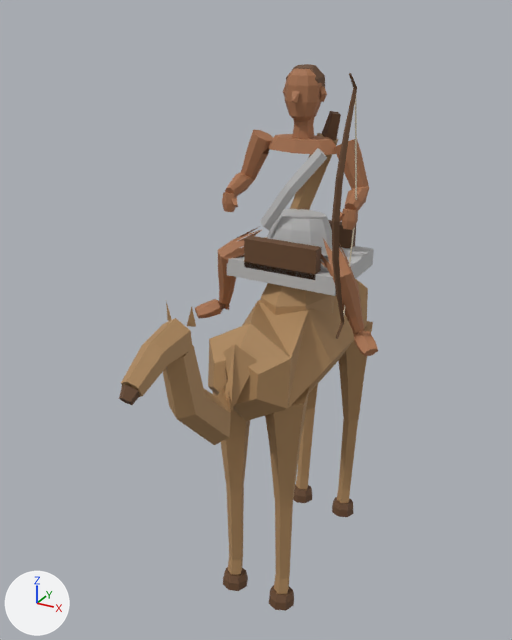
The glTF model src/assets/units/signature/saba.glb: old version first, new version second.
The view is the same before and after, from a 50 mm lens placed at (0.99, -2.13, 2.03), pointed at (-0.06, -0.23, 1.08). Every picture has the same lights, and +X, +Y and +Z are marked at lower left. The older version comes first. Vertices at exactly the same position are counted once.

Names of what the first picture shows: 'Bow', 'CamelBarrel', 'CamelHead', 'CamelHump', 'CamelNeck', 'CamelThighFront_L', 'CamelThighHind_L', 'Hair', 'Loincloth', 'PackSaddleBow-1', 'PackSaddleCloth', 'Quiver', 'QuiverArrows', 'RiderBody', 'Sash' and 17 more.
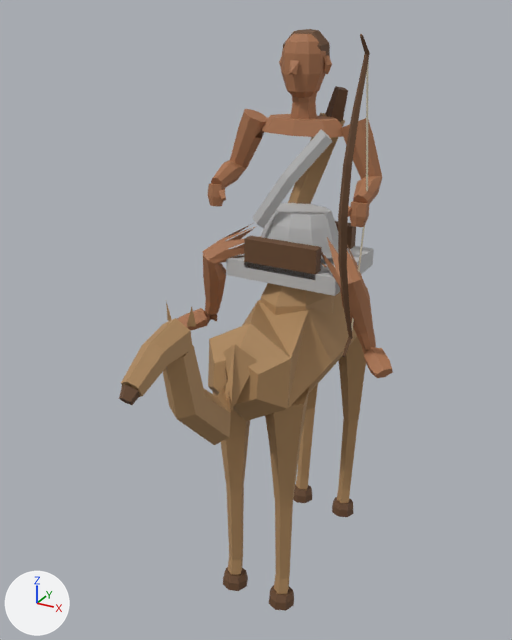
The newer file is also rescaled (x0.85) as a whole; pictures and numbers use the older file's frame.

Pixel boxes [x1, y1, x2, y2] of what changed, in the pictures (512 x 640 px; the box of a moved part takes in the faces that stretch with it):
'RiderBody', reshaped (18% wider, 19% taller)
    before: [195, 68, 378, 356]
    after: [177, 34, 393, 378]
'Bow', reshaped (27% wider, 21% taller)
    before: [332, 88, 357, 322]
    after: [338, 53, 370, 337]
'Sash', reshaped (18% wider, 19% taller)
    before: [260, 148, 327, 230]
    after: [253, 130, 332, 228]
'Quiver', reshaped (16% wider, 18% taller)
    before: [290, 133, 339, 210]
    after: [288, 113, 345, 204]
'QuiverArrows', reshaped (20% wider, 20% taller)
    before: [322, 111, 341, 140]
    after: [325, 86, 348, 121]
'Hair', reshaped (20% wider, 20% taller)
    before: [286, 64, 325, 88]
    after: [283, 29, 330, 58]
part 5 of me_mesh_31, moved or reshaped
    before: [268, 134, 336, 155]
    after: [262, 114, 343, 138]
part 6 of me_mesh_31, moved or reshaped
    before: [292, 117, 314, 139]
    after: [290, 92, 317, 119]
part 7 of me_mesh_31, moved or reshaped
    before: [285, 68, 322, 121]
    after: [281, 34, 326, 98]
part 8 of me_mesh_31, moved or reshaped
    before: [291, 91, 300, 103]
    after: [289, 60, 299, 75]
part 9 of me_mesh_31, moved or reshaped
    before: [320, 86, 327, 102]
    after: [323, 55, 332, 74]
part 10 of me_mesh_31, moved or reshaped
    before: [339, 212, 344, 222]
    after: [348, 206, 352, 217]
part 11 of me_mesh_31, moved or reshaped
    before: [232, 198, 238, 208]
    after: [218, 189, 226, 201]
part 12 of me_mesh_31, rebuilt (19% wider, 20% taller)
    before: [334, 139, 369, 230]
    after: [340, 118, 382, 227]
part 13 of me_mesh_31, rebuilt (17% wider, 19% taller)
    before: [222, 130, 273, 212]
    after: [208, 109, 268, 207]
part 14 of me_mesh_31, rebuilt (18% wider, 16% taller)
    before: [218, 226, 268, 305]
    after: [203, 223, 262, 315]
part 15 of me_mesh_31, rebuilt
    before: [313, 239, 364, 333]
    after: [321, 238, 376, 350]
part 16 of me_mesh_31, added (brown)
    after: [362, 346, 393, 378]
part 17 of me_mesh_31, added (brown)
    after: [177, 308, 217, 330]
part 18 of me_mesh_31, deleted (brown)
    before: [353, 330, 378, 356]
part 19 of me_mesh_31, deleted (brown)
    before: [195, 299, 230, 318]

Diff of the bpy script that builds the scene:
```diff
--- a/src/assets/units/signature/saba.glb.py
+++ b/src/assets/units/signature/saba.glb.py
@@ me_mesh_23 @@
-me_mesh_23.from_pydata(...)  # 30 vertices, 56 faces; spans x 0.213..0.237, y -0.257..-0.139, z 0.243..0.967
+me_mesh_23.from_pydata(...)  # 30 vertices, 56 faces; spans x 0.251..0.279, y -0.304..-0.166, z 0.209..1.061
+# me_mesh_23 part 1: the whole mesh is rebuilt
 me_mesh_23.materials.append(mat_wood)
@@ me_mesh_27 @@
-me_mesh_27.from_pydata(...)  # 20 vertices, 36 faces; spans x -0.0554..0.0554, y -0.0519..0.0639, z 0.9274..1.0098
+me_mesh_27.from_pydata(...)  # 20 vertices, 36 faces; spans x -0.0652..0.0652, y -0.0629..0.0735, z 1.0143..1.1113
+# me_mesh_27 part 2: the whole mesh is rebuilt
 me_mesh_27.materials.append(mat_wood)
@@ me_mesh_29 @@
-me_mesh_29.from_pydata(...)  # 12 vertices, 20 faces; spans x -0.09..0.086, y 0.046..0.122, z 0.469..0.793
+me_mesh_29.from_pydata(...)  # 12 vertices, 20 faces; spans x -0.106..0.101, y 0.052..0.142, z 0.475..0.857
+# me_mesh_29 part 3: the whole mesh is rebuilt
 me_mesh_29.materials.append(mat_leather)
@@ me_mesh_30 @@
-me_mesh_30.from_pydata(...)  # 10 vertices, 16 faces; spans x 0.0228..0.0894, y 0.062..0.118, z 0.7732..0.8649
+me_mesh_30.from_pydata(...)  # 10 vertices, 16 faces; spans x 0.0269..0.1052, y 0.0712..0.1371, z 0.8329..0.9407
+# me_mesh_30 part 4: the whole mesh is rebuilt
 me_mesh_30.materials.append(mat_wood)
@@ me_mesh_31 @@
-me_mesh_31.from_pydata(...)  # 430 vertices, 762 faces; spans x -0.349..0.349, y -0.173..0.068, z 0.152..1.0
+me_mesh_31.from_pydata(...)  # 430 vertices, 762 faces; spans x -0.41..0.41, y -0.205..0.078, z 0.102..1.1
+# me_mesh_31 part 5: the loose piece of 17 vertices spanning x -0.133..0.133, y -0.068..0.068, z 0.75..0.79 is scaled about its middle by 1.18, then moved by (0.0, -0.002, 0.059)
+# me_mesh_31 part 6: the loose piece of 26 vertices spanning x -0.04..0.04, y -0.035..0.035, z 0.785..0.86 is scaled about its middle by 1.18, then moved by (0.0, -0.002, 0.068)
+# me_mesh_31 part 7: the loose piece of 62 vertices spanning x -0.057..0.057, y -0.062..0.044, z 0.845..1.0 is scaled about its middle by 1.18, then moved by (0.0, -0.003, 0.086)
+# me_mesh_31 part 8: the loose piece of 5 vertices spanning x -0.013..0.013, y -0.083..-0.062, z 0.905..0.938 is scaled about its middle by 1.18, then moved by (0.0, -0.015, 0.086)
+# me_mesh_31 part 9: the loose piece of 14 vertices spanning x 0.049..0.077, y -0.013..0.013, z 0.903..0.95 is scaled about its middle by 1.18, then moved by (0.011, -0.002, 0.087)
+# me_mesh_31 part 10: the loose piece of 10 vertices spanning x 0.173..0.204, y -0.135..-0.103, z 0.564..0.596 is scaled about its middle by 1.18, then moved by (0.033, -0.023, 0.026)
+# me_mesh_31 part 11: the loose piece of 10 vertices spanning x -0.204..-0.173, y -0.135..-0.103, z 0.564..0.596 is scaled about its middle by 1.18, then moved by (-0.033, -0.023, 0.026)
+# me_mesh_31 part 12: the loose piece of 61 vertices spanning x 0.107..0.24, y -0.131..0.037, z 0.543..0.801 is rebuilt with 61 vertices and now spans x 0.126..0.282, y -0.156..0.042, z 0.562..0.866
+# me_mesh_31 part 13: the loose piece of 61 vertices spanning x -0.24..-0.107, y -0.131..0.037, z 0.543..0.801 is rebuilt with 61 vertices and now spans x -0.282..-0.126, y -0.156..0.042, z 0.562..0.866
+# me_mesh_31 part 14: the loose piece of 49 vertices spanning x -0.278..-0.073, y -0.173..-0.004, z 0.193..0.489 is rebuilt with 49 vertices and now spans x -0.327..-0.086, y -0.205..-0.006, z 0.151..0.498
+# me_mesh_31 part 15: the loose piece of 49 vertices spanning x 0.073..0.278, y -0.173..-0.004, z 0.193..0.489 is rebuilt with 49 vertices and now spans x 0.086..0.327, y -0.205..-0.006, z 0.151..0.498
+# me_mesh_31 part 16: a new loose piece of 26 vertices spanning x 0.28..0.41, y -0.204..-0.067, z 0.102..0.169, in mat_skin (brown #a8724e)
+# me_mesh_31 part 17: a new loose piece of 26 vertices spanning x -0.41..-0.28, y -0.204..-0.067, z 0.102..0.169, in mat_skin (brown #a8724e)
+# me_mesh_31 part 18: the loose piece of 26 vertices spanning x 0.238..0.349, y -0.172..-0.055, z 0.152..0.208 is deleted
+# me_mesh_31 part 19: the loose piece of 26 vertices spanning x -0.349..-0.238, y -0.172..-0.055, z 0.152..0.208 is deleted
+# other edits to the shape of me_mesh_31 do not show in these pictures
 me_mesh_31.materials.append(mat_skin)
@@ me_mesh_32 @@
-me_mesh_32.from_pydata(...)  # 14 vertices, 24 faces; spans x -0.118..0.117, y -0.093..-0.062, z 0.487..0.774
+me_mesh_32.from_pydata(...)  # 14 vertices, 24 faces; spans x -0.139..0.138, y -0.111..-0.075, z 0.496..0.834
+# me_mesh_32 part 20: the whole mesh is rebuilt
 me_mesh_32.materials.append(mat_team)
```
